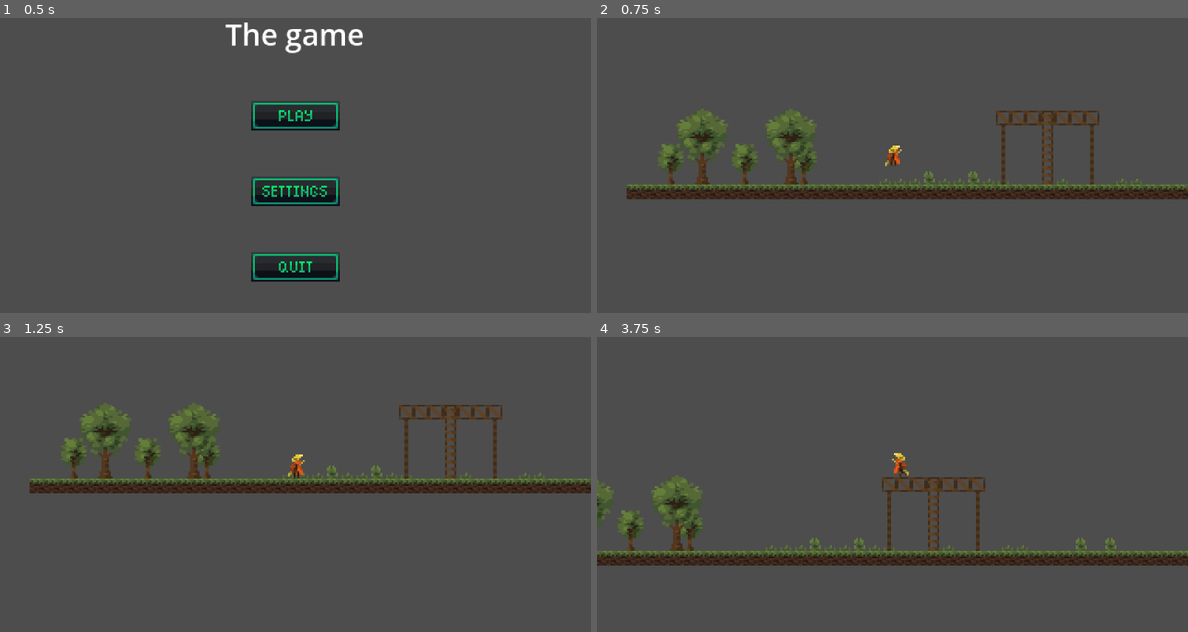
Above: before the commit, frames 1-4 (two rows, left to right).
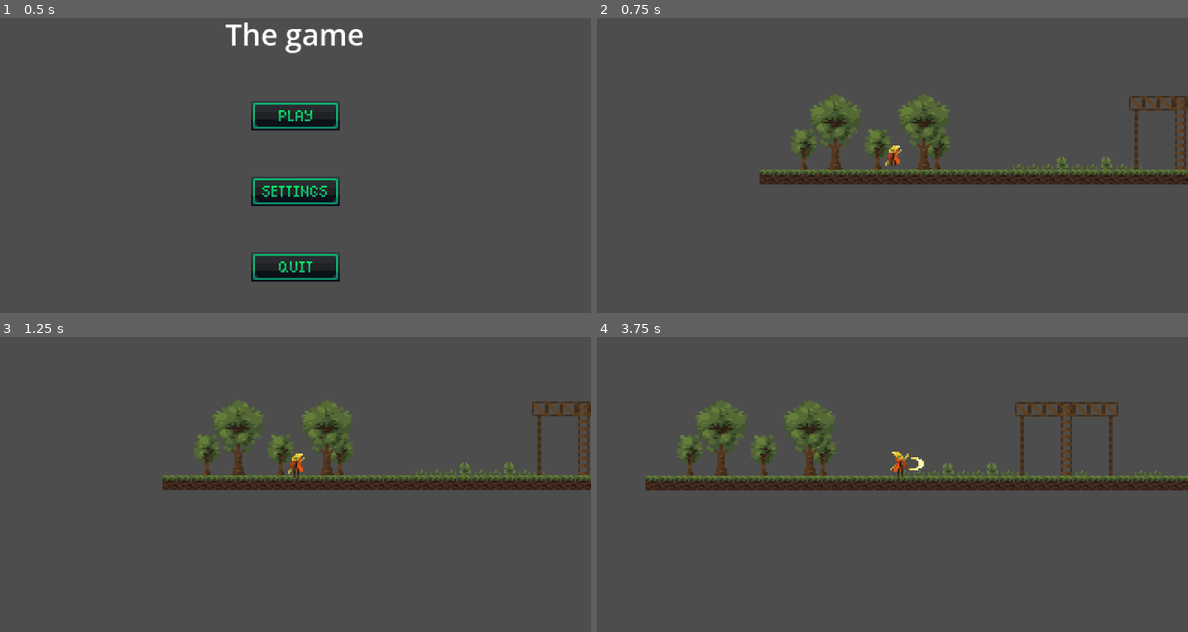
Above: after the commit, the same moments.

Repository: akent24/melonjam
Game: Godot game, scene res://scenes/control.tscn
Same seed, same stepped clock (60 frames per second), same inputs: the game is played once before the commit and once after it.
Inputs (mouse positions are in pixels of both pictures, inside the frame that each line leads up to):
- Up to frame 1 (0.5 s): no input
- Up to frame 2 (0.75 s): click (892, 115) at 0.5 s
- Up to frame 3 (1.25 s): no input
- Up to frame 4 (3.75 s): tap Enter (ui_accept) at 1.25, 1.52, 2.27 s; move the mouse to (1022, 449) at 1.27 s; hold D (move_right) 1.28-2.78 s; click (1022, 449) at 1.35 s; move the mouse to (774, 481) at 2.02 s; click (774, 481) at 2.1 s; move the mouse to (951, 393) at 2.77 s; hold A (move_left) 2.78-3.53 s; click (951, 393) at 2.85 s; move the mouse to (862, 531) at 3.52 s; hold D (move_right) from 3.53 s (still down); click (862, 531) at 3.6 s

Frame 1 is identical in both runs. In frame 2, 16% of the frame differs, in the area x 5-100%, y 25-62%; in frame 3, 12%; in frame 4, 17%, in the area x 0-100%, y 21-78%.

Commit message:
attack animations added

Diff:
--- a/scenes/level.tscn
+++ b/scenes/level.tscn
@@ -104,4 +104,4 @@
 tile_set = SubResource("TileSet_g4v7s")
 
 [node name="CharacterBody2D" parent="." unique_id=65108906 instance=ExtResource("2_w7c3h")]
-position = Vector2(-144, 32)
+position = Vector2(-56, 128)
--- a/scenes/main_hero.tscn
+++ b/scenes/main_hero.tscn
@@ -7,6 +7,45 @@
 [ext_resource type="Texture2D" uid="uid://cbd5uauw5h4pu" path="res://assets/sprites/hero-jamp.png" id="4_4tc0a"]
 [ext_resource type="Texture2D" uid="uid://dlji72yv1wbp3" path="res://assets/sprites/hero-walk.png" id="5_u50qc"]
 
+[sub_resource type="AtlasTexture" id="AtlasTexture_u50qc"]
+atlas = ExtResource("2_4tc0a")
+region = Rect2(0, 0, 8, 8)
+
+[sub_resource type="AtlasTexture" id="AtlasTexture_4ac7t"]
+atlas = ExtResource("2_4tc0a")
+region = Rect2(8, 0, 8, 8)
+
+[sub_resource type="AtlasTexture" id="AtlasTexture_ajaod"]
+atlas = ExtResource("2_4tc0a")
+region = Rect2(16, 0, 8, 8)
+
+[sub_resource type="AtlasTexture" id="AtlasTexture_k47ui"]
+atlas = ExtResource("2_4tc0a")
+region = Rect2(24, 0, 8, 8)
+
+[sub_resource type="SpriteFrames" id="SpriteFrames_g4v7s"]
+animations = [{
+"frames": [{
+"duration": 1.0,
+"texture": SubResource("AtlasTexture_u50qc")
+}, {
+"duration": 1.5,
+"texture": SubResource("AtlasTexture_4ac7t")
+}, {
+"duration": 1.0,
+"texture": SubResource("AtlasTexture_ajaod")
+}, {
+"duration": 1.0,
+"texture": SubResource("AtlasTexture_k47ui")
+}],
+"loop": 0,
+"name": &"attak",
+"speed": 10.0
+}]
+
+[sub_resource type="RectangleShape2D" id="RectangleShape2D_yf5fn"]
+size = Vector2(25.160599, 18.08081)
+
 [sub_resource type="RectangleShape2D" id="RectangleShape2D_g4v7s"]
 size = Vector2(5.325, 13.5)
 
@@ -145,59 +184,34 @@
 "speed": 5.0
 }]
 
-[sub_resource type="AtlasTexture" id="AtlasTexture_u50qc"]
-atlas = ExtResource("2_4tc0a")
-region = Rect2(0, 0, 8, 8)
-
-[sub_resource type="AtlasTexture" id="AtlasTexture_4ac7t"]
-atlas = ExtResource("2_4tc0a")
-region = Rect2(8, 0, 8, 8)
-
-[sub_resource type="AtlasTexture" id="AtlasTexture_ajaod"]
-atlas = ExtResource("2_4tc0a")
-region = Rect2(16, 0, 8, 8)
-
-[sub_resource type="AtlasTexture" id="AtlasTexture_k47ui"]
-atlas = ExtResource("2_4tc0a")
-region = Rect2(24, 0, 8, 8)
-
-[sub_resource type="SpriteFrames" id="SpriteFrames_g4v7s"]
-animations = [{
-"frames": [{
-"duration": 1.0,
-"texture": SubResource("AtlasTexture_u50qc")
-}, {
-"duration": 1.5,
-"texture": SubResource("AtlasTexture_4ac7t")
-}, {
-"duration": 1.0,
-"texture": SubResource("AtlasTexture_ajaod")
-}, {
-"duration": 1.0,
-"texture": SubResource("AtlasTexture_k47ui")
-}],
-"loop": 1,
-"name": &"attak",
-"speed": 10.0
-}]
-
-[sub_resource type="RectangleShape2D" id="RectangleShape2D_yf5fn"]
-size = Vector2(25.160599, 18.08081)
-
 [node name="CharacterBody2D" type="CharacterBody2D" unique_id=65108906]
 script = ExtResource("1_5ryay")
 
+[node name="Area2D" type="Area2D" parent="." unique_id=1075785764]
+position = Vector2(-8.4, 0)
+
+[node name="AnimatedSprite2D" type="AnimatedSprite2D" parent="Area2D" unique_id=626030797]
+visible = false
+position = Vector2(1.1444092e-05, 7.6293945e-06)
+scale = Vector2(0.99999994, 0.99999994)
+sprite_frames = SubResource("SpriteFrames_g4v7s")
+animation = &"attak"
+frame_progress = 0.45119578
+
+[node name="CollisionShape2D" type="CollisionShape2D" parent="Area2D" unique_id=913671072]
+rotation = -3.1415925
+scale = Vector2(0.455, 0.495)
+shape = SubResource("RectangleShape2D_yf5fn")
+disabled = true
+
 [node name="CollisionShape2D" type="CollisionShape2D" parent="." unique_id=1283509031]
-position = Vector2(160.4, 89.225)
 shape = SubResource("RectangleShape2D_g4v7s")
 
 [node name="AnimatedSprite2D" type="AnimatedSprite2D" parent="." unique_id=881094301]
-position = Vector2(160, 88)
 sprite_frames = SubResource("SpriteFrames_5ryay")
-animation = &"idle"
+animation = &"attak"
 
 [node name="Camera2D" type="Camera2D" parent="." unique_id=646755071]
-position = Vector2(160, 88)
 offset = Vector2(-0.01, 1.995)
 limit_enabled = false
 position_smoothing_enabled = true
@@ -210,20 +224,4 @@
 drag_right_margin = 0.0
 drag_bottom_margin = 0.0
 
-[node name="Area2D" type="Area2D" parent="." unique_id=1075785764]
-position = Vector2(151, 89)
-
-[node name="AnimatedSprite2D" type="AnimatedSprite2D" parent="Area2D" unique_id=626030797]
-visible = false
-position = Vector2(1.1444092e-05, 7.6293945e-06)
-scale = Vector2(0.99999994, 0.99999994)
-sprite_frames = SubResource("SpriteFrames_g4v7s")
-animation = &"attak"
-frame_progress = 0.34571275
-
-[node name="CollisionShape2D" type="CollisionShape2D" parent="Area2D" unique_id=913671072]
-position = Vector2(0.72402954, 0.47499847)
-rotation = -3.1415925
-scale = Vector2(0.455, 0.495)
-shape = SubResource("RectangleShape2D_yf5fn")
-disabled = true
+[connection signal="animation_finished" from="Area2D/AnimatedSprite2D" to="." method="_on_animated_sprite_2d_animation_finished"]
--- a/scripts/main_hero.gd
+++ b/scripts/main_hero.gd
@@ -5,7 +5,7 @@
 const JUMP_VELOCITY = -200.0
 var player_stats = { "player_hp": 7,
 }
-
+var is_attacking := false
 func _physics_process(delta: float) -> void:
 	if not is_on_floor():
 		velocity += get_gravity() * 0.5 * delta
@@ -17,19 +17,26 @@
 		velocity.x = direction * SPEED
 		if direction < 0:
 			$AnimatedSprite2D.flip_h = false
+			$Area2D.scale.x = 1
+			$Area2D.position.x = -8.4
 		else:
 			$AnimatedSprite2D.flip_h = true
+			$Area2D.scale.x = -1
+			$Area2D.position.x = 8.4
 	else:
 		velocity.x = move_toward(velocity.x, 0, SPEED)
-	if is_on_floor():
+	if is_on_floor() and is_attacking == false:
 		if velocity.length() == 0:
 			$AnimatedSprite2D.play("idle")
 		else:
 			$AnimatedSprite2D.play("walk")
 	move_and_slide()
+	attak()
 
 func attak() -> void:
 	if Input.is_action_just_pressed("attak"):
+		is_attacking = true
+		$AnimatedSprite2D.play("attak")
 		$Area2D/AnimatedSprite2D.visible = true
 		$Area2D/AnimatedSprite2D.play("attak")
 		$Area2D/CollisionShape2D.disabled = false
@@ -38,5 +45,6 @@
 	pass
 
 
-func _on_area_2d_area_entered(area: Area2D) -> void:
-	pass # Replace with function body.
+func _on_animated_sprite_2d_animation_finished() -> void:
+	$Area2D/AnimatedSprite2D.visible = false
+	is_attacking = false
